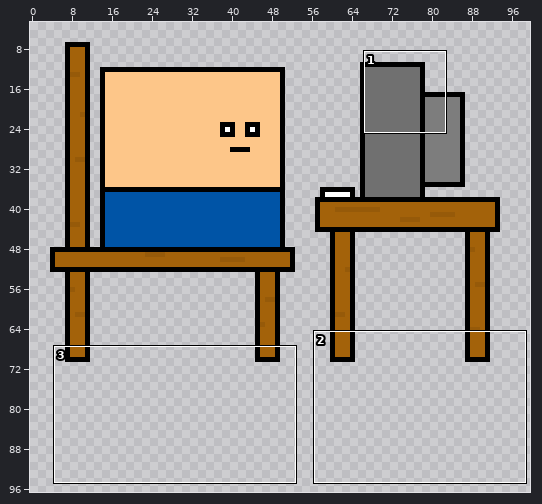
Sprite sheet, stored at thumbnails/settingup.png. Above, an overview of the earlier version with the close-up marked.
Close-up. Before the commit:
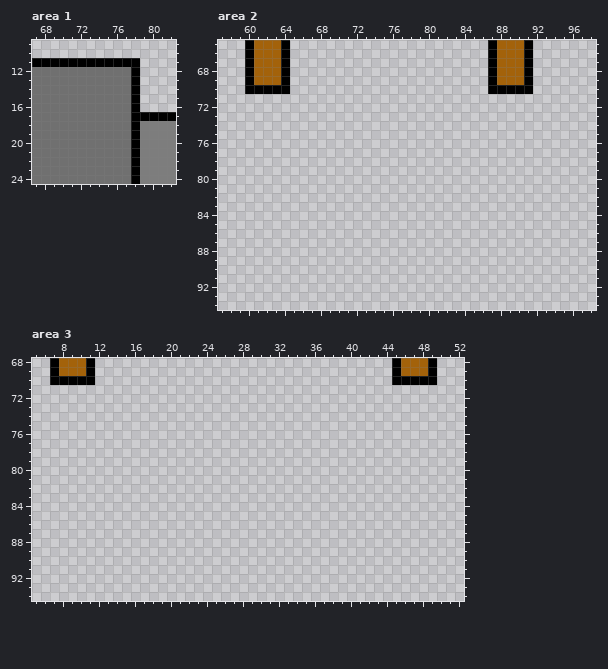
The file is 100x100 pixels. Shown: area 1: x 67..82, y 9..24; area 2: x 57..98, y 65..94; area 3: x 5..52, y 68..94. The old version is drawn lined up with the new one. The wide view leaves out empty margins.
After the commit:
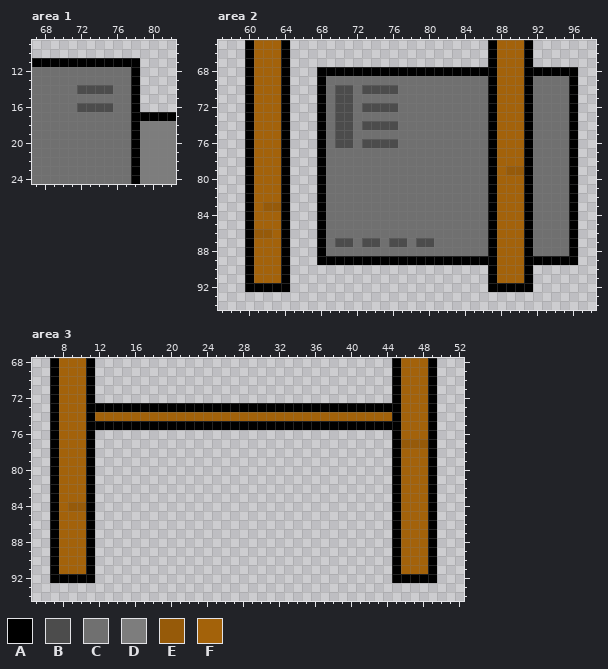
Palette (. is transparent): A #000000  B #4c4c4c  C #707070  D #7d7d7d  E #965a09  F #a3620a
Change:
whole drawing moved by +0,-13 (the old picture is shown already moved)
Changed rows in their new state; - is an unchanged pixel.
Area 1:
first column x 72:
14 BBBB
16 BBBB
Area 2:
first column x 60:
68 --------AAAAAAAAAAAAAAAAAAA-----AAAAA
69 --------ACCCCCCCCCCCCCCCCCC-----CCCCA
70 -FFF----ACBBCBBBBCCCCCCCCCC-FFF-CCCCA
71 AFFFA---ACBBCCCCCCCCCCCCCCCAFFFACCCCA
72 AFFFA---ACBBCBBBBCCCCCCCCCCAFFFACCCCA
73 AFFFA---ACBBCCCCCCCCCCCCCCCAFFFACCCCA
74 AFFFA---ACBBCBBBBCCCCCCCCCCAFFFACCCCA
75 AFFFA---ACBBCCCCCCCCCCCCCCCAFFFACCCCA
76 AFFFA---ACBBCBBBBCCCCCCCCCCAFFFACCCCA
77 AFFFA---ACCCCCCCCCCCCCCCCCCAFFFACCCCA
78 AFFFA---ACCCCCCCCCCCCCCCCCCAFFFACCCCA
79 AFFFA---ACCCCCCCCCCCCCCCCCCAFEEACCCCA
80 AFFFA---ACCCCCCCCCCCCCCCCCCAFFFACCCCA
81 AFFFA---ACCCCCCCCCCCCCCCCCCAFFFACCCCA
82 AFFFA---ACCCCCCCCCCCCCCCCCCAFFFACCCCA
83 AFEEA---ACCCCCCCCCCCCCCCCCCAFFFACCCCA
84 AFFFA---ACCCCCCCCCCCCCCCCCCAFFFACCCCA
85 AFFFA---ACCCCCCCCCCCCCCCCCCAFFFACCCCA
86 AEEFA---ACCCCCCCCCCCCCCCCCCAFFFACCCCA
87 AFFFA---ACBBCBBCBBCBBCCCCCCAFFFACCCCA
88 AFFFA---ACCCCCCCCCCCCCCCCCCAFFFACCCCA
89 AFFFA---AAAAAAAAAAAAAAAAAAAAFFFAAAAAA
90 AFFFA----------------------AFFFA-----
91 AFFFA----------------------AFFFA-----
92 AAAAA----------------------AAAAA-----
Area 3:
first column x 7:
70 -FFF-----------------------------------FFF-
71 AFFFA---------------------------------AFFFA
72 AFFFA---------------------------------AFFFA
73 AFFFAAAAAAAAAAAAAAAAAAAAAAAAAAAAAAAAAAAFFFA
74 AFFFAFFFFFFFFFFFFFFFFFFFFFFFFFFFFFFFFFAFFFA
75 AFFFAAAAAAAAAAAAAAAAAAAAAAAAAAAAAAAAAAAFFFA
76 AFFFA---------------------------------AFFFA
77 AFFFA---------------------------------AEEEA
78 AFFFA---------------------------------AFFFA
79 AFFFA---------------------------------AFFFA
80 AFFFA---------------------------------AFFFA
81 AFFFA---------------------------------AFFFA
82 AFFFA---------------------------------AFFFA
83 AFFFA---------------------------------AFFFA
84 AFEEA---------------------------------AFFFA
85 AFFFA---------------------------------AFFFA
86 AFFFA---------------------------------AFFFA
87 AFFFA---------------------------------AFFFA
88 AFFFA---------------------------------AFFFA
89 AFFFA---------------------------------AFFFA
90 AFFFA---------------------------------AFFFA
91 AFFFA---------------------------------AFFFA
92 AAAAA---------------------------------AAAAA
